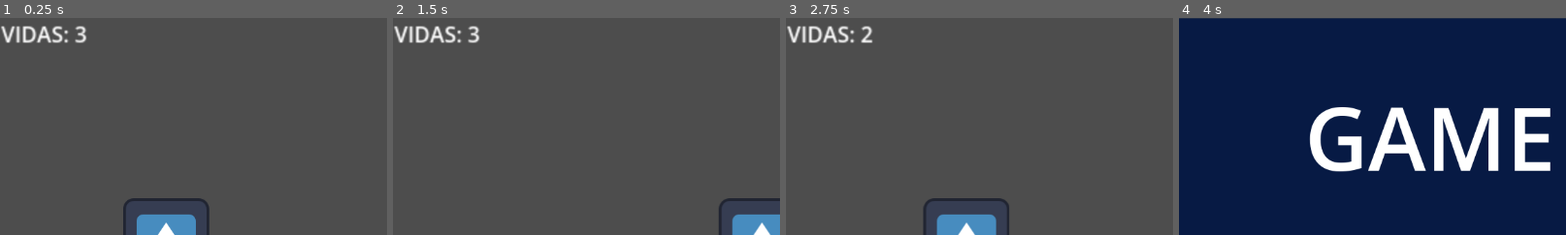
Above: before the commit, frames 1-4 (left to right).
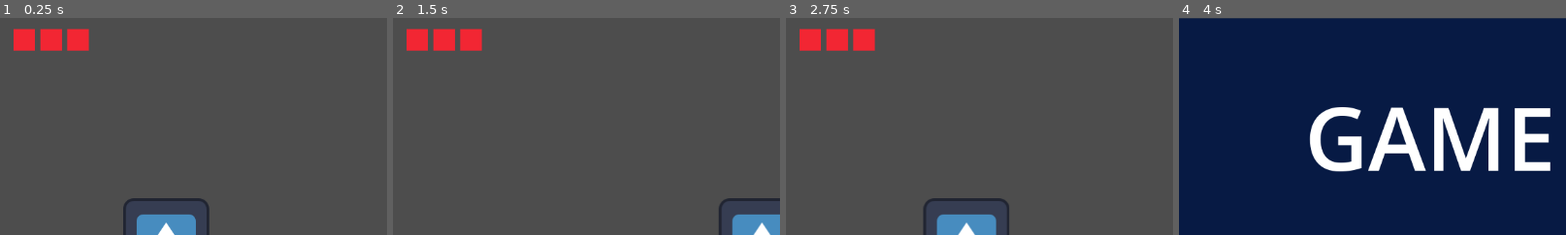
Above: after the commit, the same moments.

Repository: FelipeMessias2/SpaceKnight
Game: Godot game, scene res://cenaP.tscn
The game is run twice, just before and just after one commit, with the same random seed, the same clock (stepped at 60 frames per second) and the same inputs. The engine's default icon, where the game draws it, is replaced by a stand-in: a white triangle on a blue panel in a dark square.
Inputs:
- Up to frame 1 (0.25 s): no input
- Up to frame 2 (1.5 s): tap Enter (ui_accept) at 0.5, 0.77 s; hold Right (Direita) from 0.53 s (still down)
- Up to frame 3 (2.75 s): tap Enter (ui_accept) at 1.52, 2 s; release Right (Direita) at 2.03 s; hold A (Esquerda) from 2.03 s (still down)
- Up to frame 4 (4 s): release A (Esquerda) at 2.78 s; hold Right (Direita) from 2.78 s (still down); tap Enter (ui_accept) at 3.02, 3.77 s
The pictures show only the part of the screen within x 0-50%, y 0-50%; the shares and areas given below are measured in that part.

The runs differ from the first frame. In frame 1, 2.1% of the frame differs, in the area x 0-24%, y 3-16%; in frame 2, 2.1%; in frame 3, 2.1%; in frame 4, nothing differs.

Commit message:
Add files via upload

Diff:
--- a/CenaNave.tscn
+++ b/CenaNave.tscn
@@ -7,27 +7,10 @@
 [ext_resource type="PackedScene" uid="uid://3ot1mi546sua" path="res://AsteroideCena.tscn" id="4_m3yir"]
 [ext_resource type="PackedScene" uid="uid://cciuii2705wnw" path="res://CenaTiroNave.tscn" id="5_oe2ed"]
 [ext_resource type="PackedScene" uid="uid://dopooayle3rxu" path="res://GameOver.tscn" id="7_aj3mx"]
+[ext_resource type="Script" uid="uid://b7bjwl061cyfl" path="res://hud_fase2.gd" id="8_j5bp8"]
 
 [sub_resource type="RectangleShape2D" id="RectangleShape2D_m3yir"]
 size = Vector2(104, 102)
-
-[sub_resource type="GDScript" id="GDScript_aj3mx"]
-script/source = "extends Label
-
-
-# Called when the node enters the scene tree for the first time.
-func _ready() -> void:
-	pass # Replace with function body.
-
-
-# Called every frame. 'delta' is the elapsed time since the previous frame.
-func _process(delta: float) -> void:
-	pass
-
-
-func _on_nave_tomou_dano() -> void:
-	pass # Replace with function body.
-"
 
 [sub_resource type="RectangleShape2D" id="RectangleShape2D_aj3mx"]
 size = Vector2(115.5, 1.0500022)
@@ -74,18 +57,6 @@
 [node name="Asteroide" parent="." unique_id=1568276614 instance=ExtResource("4_m3yir")]
 position = Vector2(1211, 123)
 
-[node name="CanvasLayer" type="CanvasLayer" parent="." unique_id=479818344]
-scale = Vector2(2, 2)
-transform = Transform2D(2, 0, 0, 2, 0, 0)
-
-[node name="Label" type="Label" parent="CanvasLayer" unique_id=1319159966]
-offset_left = 1.0
-offset_top = 0.5
-offset_right = 95.5
-offset_bottom = 23.5
-text = "VIDAS: 3"
-script = SubResource("GDScript_aj3mx")
-
 [node name="TimerAsteroide" type="Timer" parent="." unique_id=578733701]
 wait_time = 0.3
 autostart = true
@@ -124,6 +95,30 @@
 position = Vector2(730.25, 471.75)
 shape = SubResource("RectangleShape2D_wjai6")
 
+[node name="HUD" type="CanvasLayer" parent="." unique_id=1744869678]
+script = ExtResource("8_j5bp8")
+
+[node name="Coracao1" type="ColorRect" parent="HUD" unique_id=249390464]
+offset_left = 20.0
+offset_top = 18.0
+offset_right = 52.0
+offset_bottom = 50.0
+color = Color(0.95, 0.15, 0.2, 1)
+
+[node name="Coracao2" type="ColorRect" parent="HUD" unique_id=1434713244]
+offset_left = 60.0
+offset_top = 18.0
+offset_right = 92.0
+offset_bottom = 50.0
+color = Color(0.95, 0.15, 0.2, 1)
+
+[node name="Coracao3" type="ColorRect" parent="HUD" unique_id=1050127572]
+offset_left = 100.0
+offset_top = 18.0
+offset_right = 132.0
+offset_bottom = 50.0
+color = Color(0.95, 0.15, 0.2, 1)
+
 [connection signal="tomouDano" from="Nave" to="." method="_on_nave_tomou_dano"]
 [connection signal="timeout" from="TimerAsteroide" to="." method="_on_timer_asteroide_timeout"]
 [connection signal="timeout" from="TimerFase" to="." method="_on_timer_fase_timeout"]
--- a/cena_nave.gd
+++ b/cena_nave.gd
@@ -11,8 +11,9 @@
 	pass
 
 
-func _on_nave_tomou_dano(vida) -> void:
-	$CanvasLayer/Label.text = "VIDAS: " + str(vida)
+#func _on_nave_tomou_dano(vida) -> void:
+#	$CanvasLayer/Label.text = "VIDAS: " + str(vida)
+
 
 
 func _on_timer_fase_timeout() -> void:#Responsável por fazer a fase da nave se encerrar depois de um período de tempo
--- /dev/null
+++ b/fase_3.tscn
@@ -0,0 +1,74 @@
+[gd_scene format=3 uid="uid://c5n131juxy0gf"]
+
+[ext_resource type="Script" uid="uid://b7bjwl061cyfl" path="res://hud_fase2.gd" id="1_y4i80"]
+[ext_resource type="PackedScene" path="res://Player.tscn" id="2_6tnni"]
+[ext_resource type="Texture2D" uid="uid://d0bj231hfbu4o" path="res://636c61619a79a42217e99cbd39334165.png" id="3_6tnni"]
+
+[sub_resource type="RectangleShape2D" id="RectangleShape2D_bemxe"]
+size = Vector2(1800, 40)
+
+[node name="Fase3" type="Node2D" unique_id=1376628086]
+
+[node name="Chao" type="StaticBody2D" parent="." unique_id=1050127965]
+position = Vector2(692, 619)
+metadata/_edit_group_ = true
+
+[node name="CollisionShape2D" type="CollisionShape2D" parent="Chao" unique_id=1539165389]
+shape = SubResource("RectangleShape2D_bemxe")
+
+[node name="Visual" type="Polygon2D" parent="Chao" unique_id=1561979775]
+color = Color(0.18039216, 0.25882354, 0.011764706, 1)
+polygon = PackedVector2Array(-900, -20, 900, -20, 900, 20, -900, 20)
+
+[node name="Topo" type="Polygon2D" parent="Chao" unique_id=1362575248]
+color = Color(0.18039216, 0.25882354, 0.011764706, 1)
+polygon = PackedVector2Array(-900, -20, 89.54779, -20, 900, -20, 900, -15, -900, -15)
+
+[node name="HUD" type="CanvasLayer" parent="." unique_id=663755150]
+script = ExtResource("1_y4i80")
+
+[node name="Coracao1" type="ColorRect" parent="HUD" unique_id=1409421573]
+offset_left = 20.0
+offset_top = 18.0
+offset_right = 52.0
+offset_bottom = 50.0
+color = Color(0.95, 0.15, 0.2, 1)
+
+[node name="Coracao2" type="ColorRect" parent="HUD" unique_id=1464122526]
+offset_left = 60.0
+offset_top = 18.0
+offset_right = 92.0
+offset_bottom = 50.0
+color = Color(0.95, 0.15, 0.2, 1)
+
+[node name="Coracao3" type="ColorRect" parent="HUD" unique_id=869313510]
+offset_left = 100.0
+offset_top = 18.0
+offset_right = 132.0
+offset_bottom = 50.0
+color = Color(0.95, 0.15, 0.2, 1)
+
+[node name="Player" parent="." unique_id=1937638919 instance=ExtResource("2_6tnni")]
+position = Vector2(45, 553)
+
+[node name="FundoParede" type="Sprite2D" parent="." unique_id=798303183]
+modulate = Color(0.42, 0.47, 0.56, 1)
+texture_repeat = 2
+position = Vector2(1691.0001, 1163)
+scale = Vector2(0.9511539, 1)
+region_enabled = true
+region_rect = Rect2(0, 0, 2600, 900)
+
+[node name="Arvore" type="Node2D" parent="." unique_id=2103336657]
+
+[node name="CollisionShape2D" type="CollisionShape2D" parent="Arvore" unique_id=1672101759]
+
+[node name="Sprite2D" type="Sprite2D" parent="Arvore" unique_id=2132048182]
+
+[node name="CanvasLayer" type="CanvasLayer" parent="." unique_id=1735910940]
+layer = -100
+
+[node name="Sprite2D" type="Sprite2D" parent="CanvasLayer" unique_id=822093403]
+position = Vector2(582, 321.99997)
+scale = Vector2(1.2114584, 1.3416665)
+texture = ExtResource("3_6tnni")
--- /dev/null
+++ b/hud_fase2.gd
@@ -0,0 +1,15 @@
+extends CanvasLayer
+
+@onready var c1 = $Coracao1
+@onready var c2 = $Coracao2
+@onready var c3 = $Coracao3
+
+func _ready():
+	add_to_group("hud")
+
+func atualizar_hp(atual: int, _maximo: int):
+	var cheio = Color(0.95, 0.15, 0.2, 1)
+	var vazio = Color(0.18, 0.18, 0.22, 1)
+	c1.color = cheio if atual >= 1 else vazio
+	c2.color = cheio if atual >= 2 else vazio
+	c3.color = cheio if atual >= 3 else vazio
Binary file added: 636c61619a79a42217e99cbd39334165.png
Not shown, added: 636c61619a79a42217e99cbd39334165.png.import
Not shown, added: hud_fase2.gd.uid
